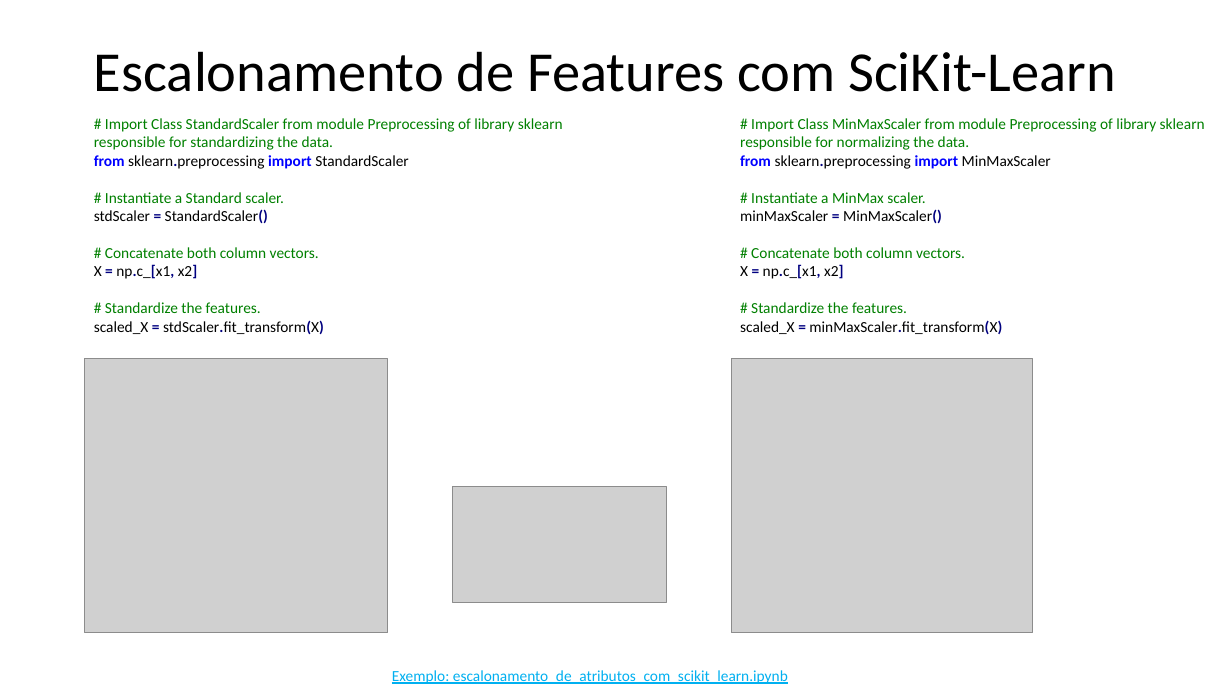
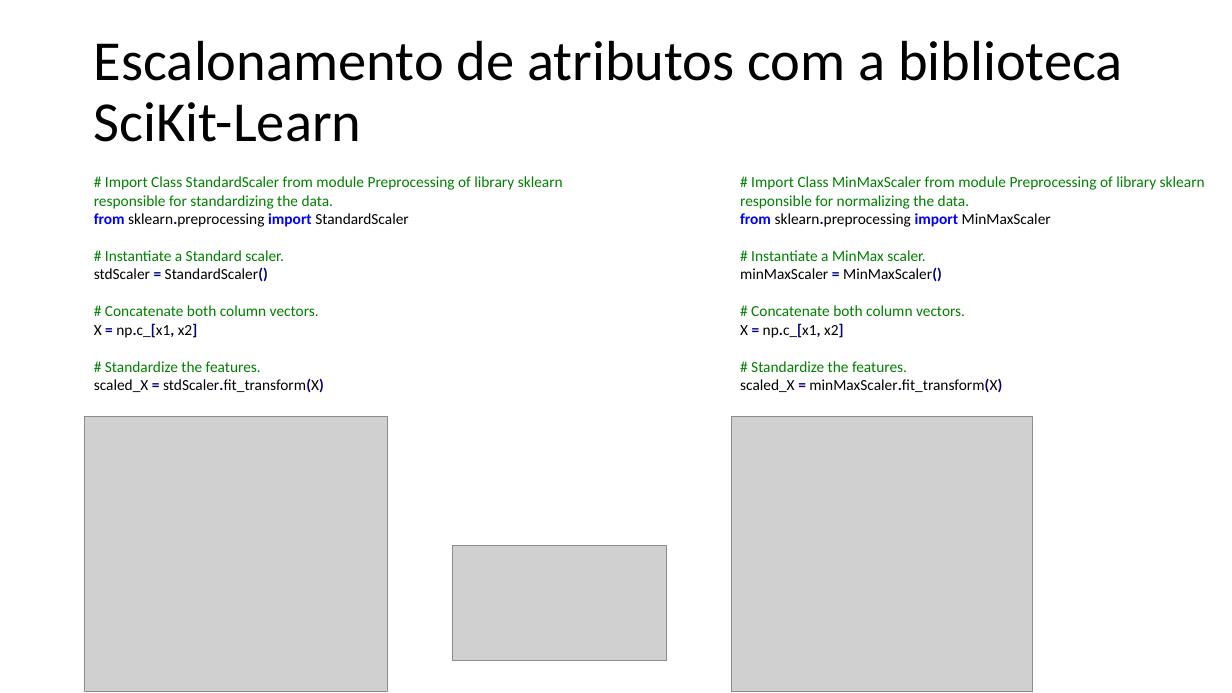
Before and after one commit to zz4fap/t319_aprendizado_de_maquina, a slide deck: slide 12 of slides/T319_Regressão_Linear (Escalonamento de Atributos).pptx. Drawn at 1232x693 pixels with LibreOffice and Linux fonts; fonts in the diff are those of the drawing; grey boxes stand for pictures. Boxes give left, top, right and bottom in pixels: in the first picture for what was removed or moved away, otherwise in the second. Text is boxed around its words. In the diff, an @@ line names an element or a change of style, - is before the commit and + after.

```diff
--- a/slides/T319_Regressão_Linear (Escalonamento de Atributos).pptx
+++ b/slides/T319_Regressão_Linear (Escalonamento de Atributos).pptx
@@ title at [94, 40, 1123, 142]: text changed @@
-Escalonamento de Features com SciKit-Learn
+Escalonamento de atributos com a biblioteca SciKit-Learn
@@ 3 pictures, 2 texts: place and size @@
-3 pictures, 2 texts at [85, 118, 1205, 633]
+3 pictures, 2 texts at [85, 176, 1205, 691]
@@ text removed at [392, 670, 788, 684] @@
-Exemplo: escalonamento_de_atributos_com_scikit_learn.ipynb
```
Also in this commit, not shown: 3 other slides changed, 3 other files.
